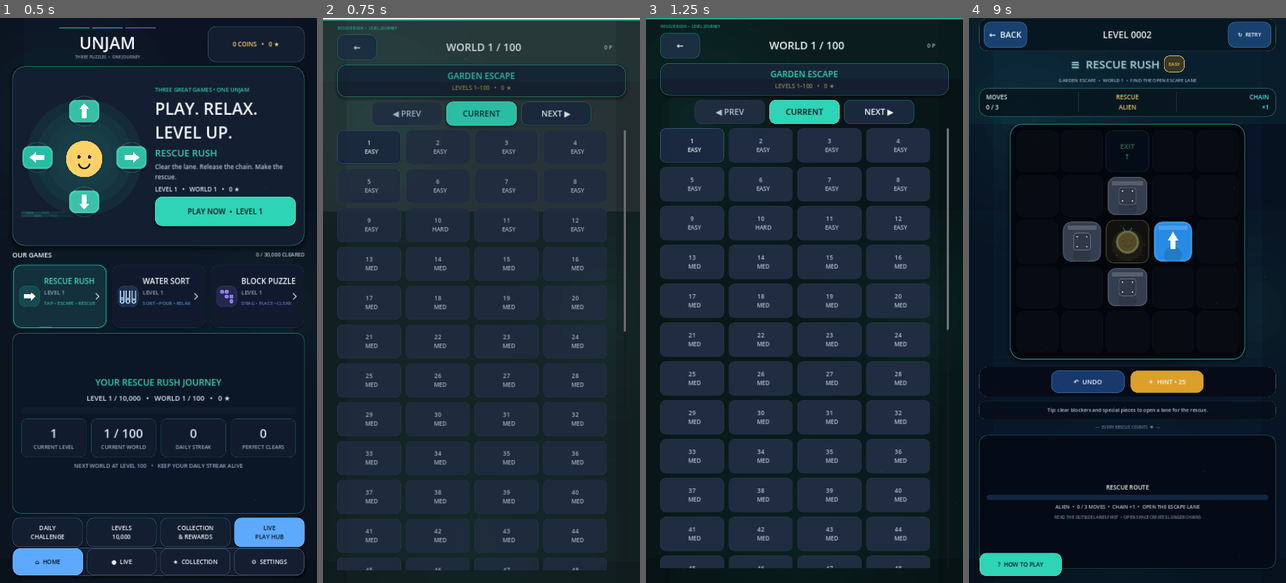
Above: before the commit, frames 1-4 (left to right).
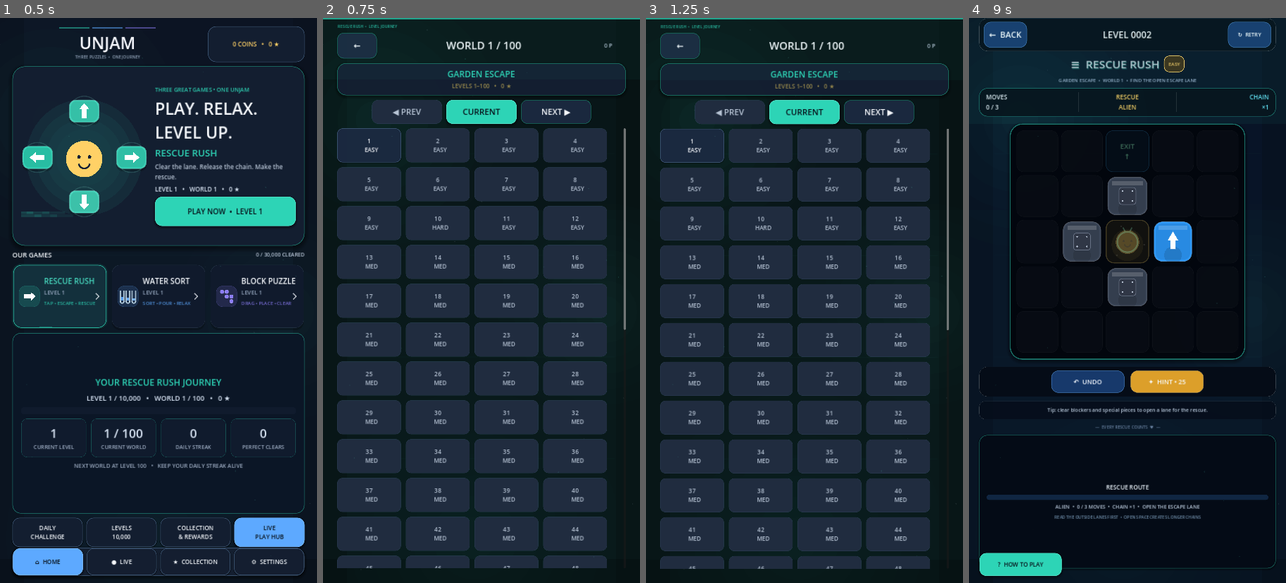
Above: after the commit, the same moments.

Repository: eghosa001/unjam
Game: Godot game, scene res://scenes/Main.tscn
Two runs of this game, one before a commit and one after it. Both use one fixed random seed, a clock stepped at 60 frames per second and the inputs below.
Inputs (mouse positions are in pixels of both pictures, inside the frame that each line leads up to):
- Up to frame 1 (0.5 s): no input
- Up to frame 2 (0.75 s): click "PLAY NOW • LEVEL 1" at 0.5 s
- Up to frame 3 (1.25 s): no input
- Up to frame 4 (9 s): click "1 EASY" at 1.25 s; click "↻ RETRY" at 2 s; click "↻ RETRY" at 2.75 s; click "↻ RETRY" at 3.5 s; click "GOT IT — PLAY" at 4.25 s; click (1127, 193) at 5 s; click "↻ RETRY" at 5.75 s; click "↻ RETRY" at 6.5 s; click "↻ RETRY" at 7.25 s; click "↻ RETRY" at 8 s; click "NEXT RESCUE" at 8.75 s

Frame 1 is identical in both runs. In frame 2, 22% of the frame differs, in the area x 0-100%, y 0-98%; in frame 3, 2.4%; in frame 4, less than 0.1%.

Commit message:
Activate global premium motion director

Diff:
--- a/scenes/Main.tscn
+++ b/scenes/Main.tscn
@@ -11,6 +11,7 @@
 [ext_resource path="res://scripts/ui/secondary_surface_fill.gd" type="Script" id="9"]
 [ext_resource path="res://scripts/ui/level_browser_polish.gd" type="Script" id="10"]
 [ext_resource path="res://scripts/ui/global_finish_polish.gd" type="Script" id="11"]
+[ext_resource path="res://scripts/ui/motion_director.gd" type="Script" id="12"]
 
 [node name="Main" type="Control"]
 layout_mode = 3
@@ -45,6 +46,9 @@
 [node name="GlobalFinishPolish" type="Node" parent="."]
 script = ExtResource("11")
 
+[node name="MotionDirector" type="Node" parent="."]
+script = ExtResource("12")
+
 [node name="PremiumHome" type="Control" parent="."]
 layout_mode = 1
 anchors_preset = 15
Not shown: 1 places in scenes/Main.tscn that only renumber resources
